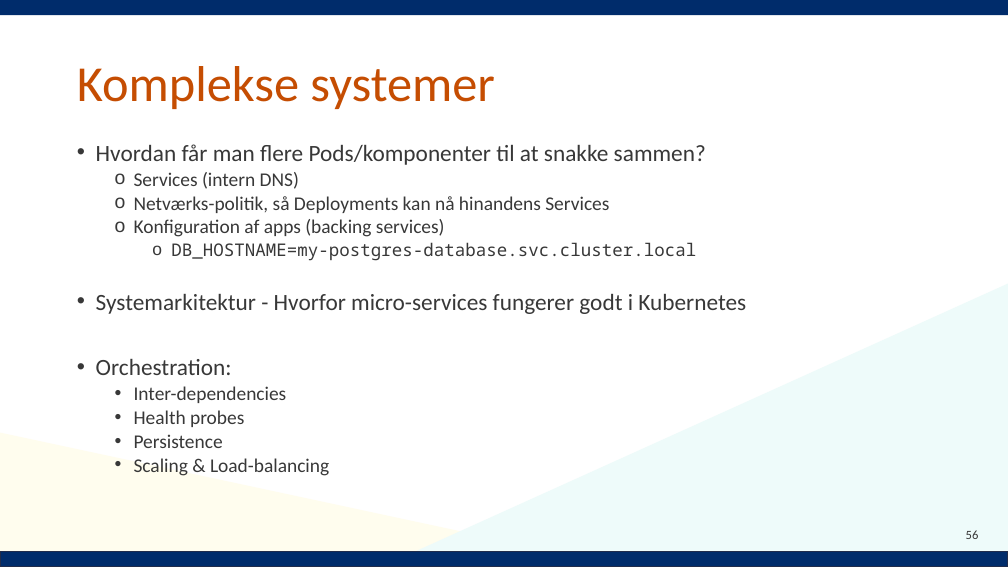
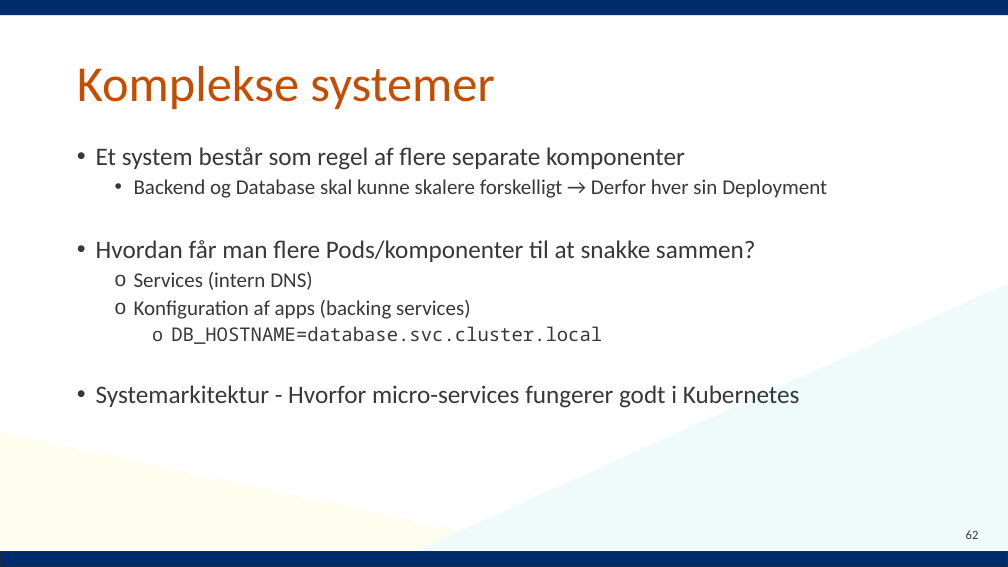
Before and after one commit to Notalib/workshop-kubernetes, a slide deck: slide 62 of Kubernetes_workshop.pptx (slide 56 before the commit). Drawn at 1008x567 pixels with LibreOffice and Linux fonts; fonts in the diff are those of the drawing; background and template pictures are left out. Boxes give left, top, right and bottom in pixels: in the first picture for what was removed or moved away, otherwise in the second. Text is boxed around its words. In the diff, an @@ line names an element or a change of style, - is before the commit and + after.

```diff
--- a/Kubernetes_workshop.pptx
+++ b/Kubernetes_workshop.pptx
@@ text at (x1=96, y1=147, x2=827, y2=198): paragraphs added @@
+• Et system består som regel af flere separate komponenter
+  • Backend og Database skal kunne skalere forskelligt → Derfor hver sin Deployment
@@ text at (x1=134, y1=196, x2=609, y2=213): paragraph removed @@
-  o Netværks-politik, så Deployments kan nå hinandens Services
@@ text at (x1=96, y1=240, x2=800, y2=408): size 22.2 to 24 pt in "Hvordan får man flere Pods/komponenter til at ...", "Systemarkitektur - Hvorfor micro-services fungerer godt i ..."; size 18.5 to 20 pt in "Services (intern DNS)", "Konfiguration af apps (backing services)"; line spacing 0.8 to 0.9 @@
@@ text at (x1=171, y1=326, x2=602, y2=344): text changed; size 16.6 to 18 pt @@
-    o DB_HOSTNAME=my-postgres-database.svc.cluster.local
+    o DB_HOSTNAME=database.svc.cluster.local
@@ text at (x1=96, y1=359, x2=329, y2=476): paragraphs removed @@
-• Orchestration:
-  • Inter-dependencies
-  • Health probes
-  • Persistence
-  • Scaling & Load-balancing
@@ page number at (x1=966, y1=530, x2=979, y2=539): text changed @@
-56
+62
```
Also in this commit, not shown: 37 other slides changed, 4 slides added, 1 slide removed.
